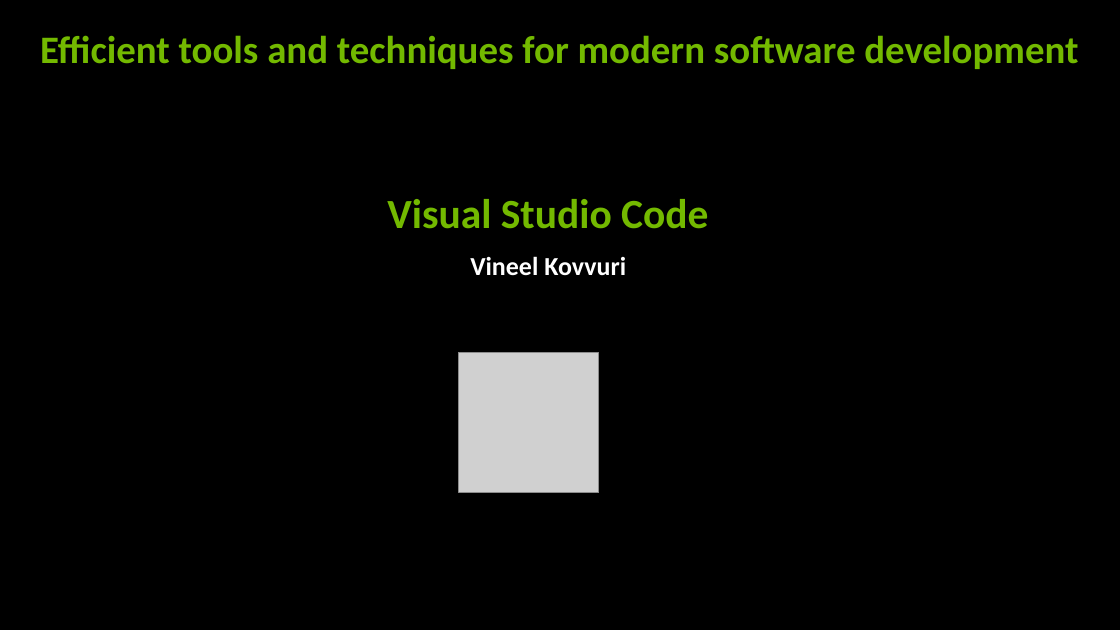
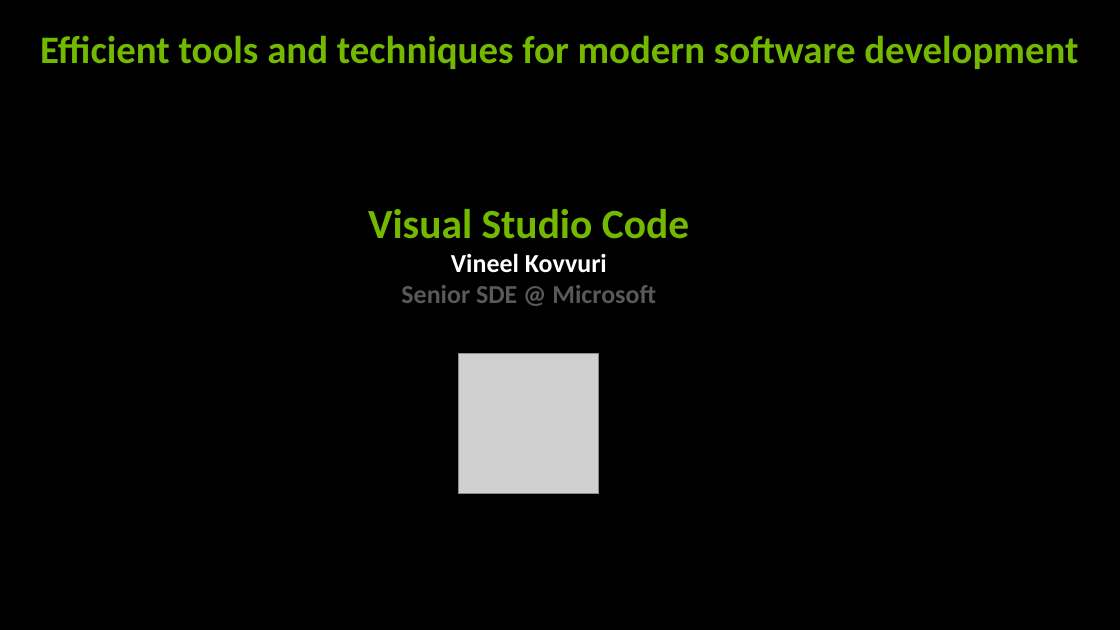
Before and after one commit to vineelkovvuri/edgroom-gvpcoe-sessions-2024, a slide deck: slide 1 of VSCode/VSCode - Take2.pptx. Drawn at 1120x630 pixels with LibreOffice and Linux fonts; fonts in the diff are those of the drawing; grey boxes stand for pictures; background and template pictures are left out. Boxes give left, top, right and bottom in pixels: in the first picture for what was removed or moved away, otherwise in the second. Text is boxed around its words. In the diff, an @@ line names an element or a change of style, - is before the commit and + after.

```diff
--- a/VSCode/VSCode - Take2.pptx
+++ b/VSCode/VSCode - Take2.pptx
@@ text "Visual Studio Code": place and size @@
-text "Visual Studio Code" at [470, 256, 626, 276]
+text "Visual Studio Code" at [368, 209, 689, 303]
@@ text at [368, 209, 689, 239]: paragraph added @@
+Visual Studio Code
@@ text removed at [387, 199, 708, 229] @@
-Visual Studio Code
@@ text at [401, 285, 656, 303]: paragraph added @@
+Senior SDE @ Microsoft
```
Also in this commit, not shown: 7 other slides changed, 1 slide added, 2 slides removed, 27 other files.
